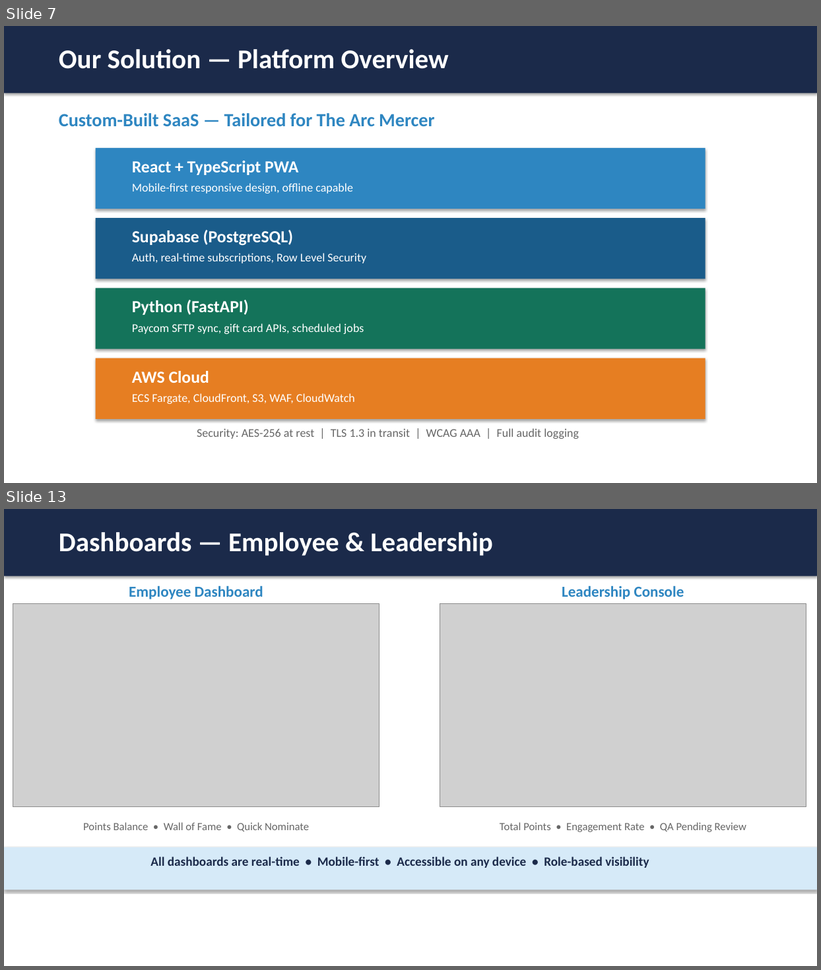
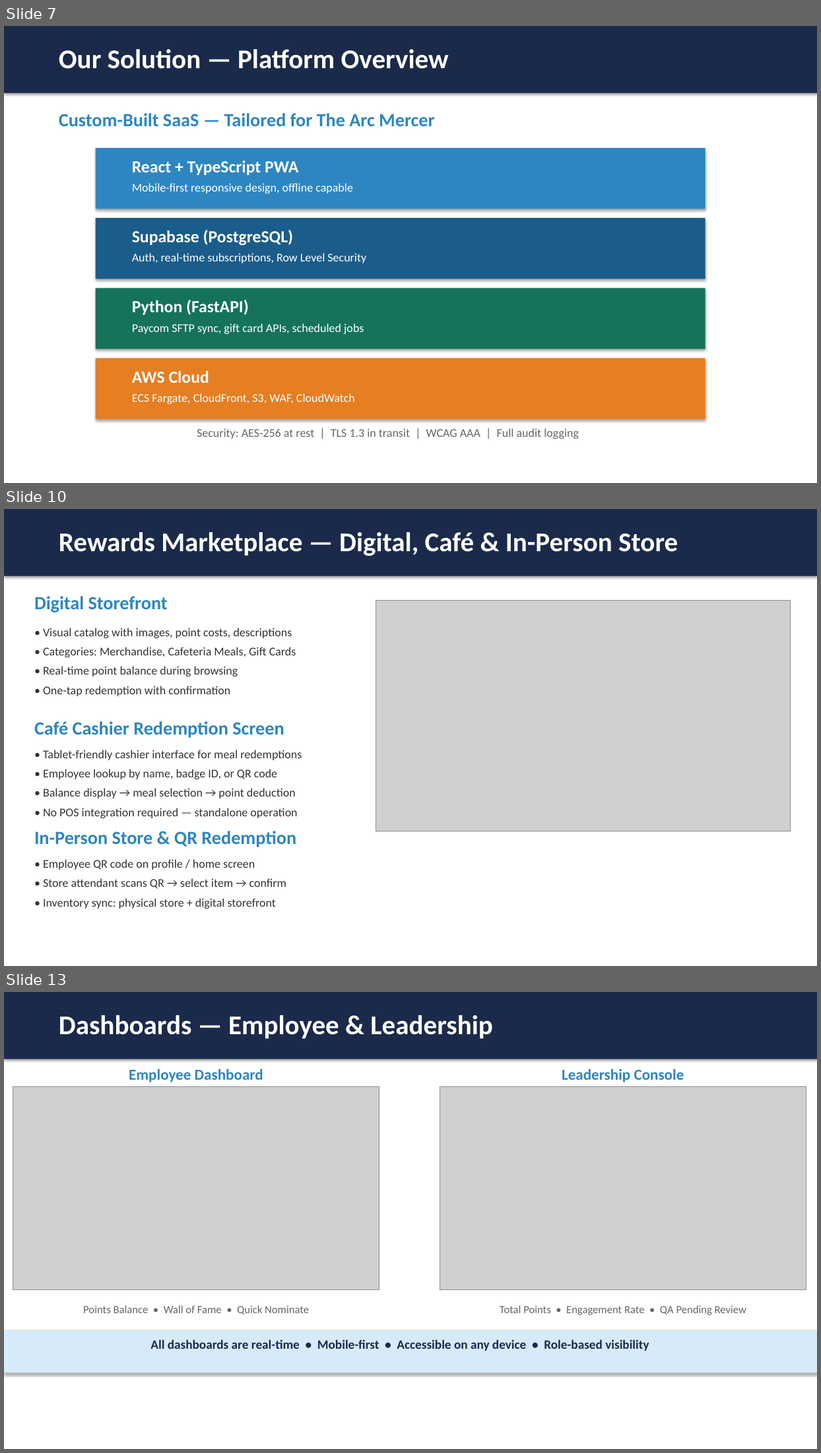
Before and after one commit to mingjyesheng-ioteye/sb_rewards, a slide deck: RFP/IoTeye - Arc Mercer Pitch.pptx. Shown one above the other, each under a label of ours: slides 7 and 13 before the commit, slides 7, 10 and 13 after it; the slides between them are not shown. The pictures are 821x970 and 821x1453 pixels, drawn with LibreOffice and Linux fonts; fonts in the diff are those of the drawing; grey boxes stand for pictures. Boxes give left, top, right and bottom in pixels: in the first picture for what was removed or moved away, otherwise in the second. Text is boxed around its words. In the diff, an @@ line names an element or a change of style, - is before the commit and + after.

```diff
--- a/RFP/IoTeye - Arc Mercer Pitch.pptx
+++ b/RFP/IoTeye - Arc Mercer Pitch.pptx
@@ slide 10 added at (4, 509, 817, 966), background #FFFFFF @@
@@ rectangle added at (4, 509, 817, 576), fill #1B2A4A @@
@@ text added at (59, 532, 678, 556), 32 pt, text #FFFFFF, bold @@
+Rewards Marketplace — Digital, Café & In-Person Store
@@ text added at (34, 596, 168, 613), 22 pt, text #2E86C1, bold @@
+Digital Storefront
@@ picture added at (376, 601, 791, 832) @@
@@ text added at (43, 628, 296, 696), 14 pt, text #333333 @@
+• Visual catalog with images, point costs, descriptions
+• Categories: Merchandise, Cafeteria Meals, Gift Cards
+• Real-time point balance during browsing
+• One-tap redemption with confirmation
@@ text added at (34, 722, 284, 738), 22 pt, text #2E86C1, bold @@
+Café Cashier Redemption Screen
@@ text added at (43, 750, 302, 819), 14 pt, text #333333 @@
+• Tablet-friendly cashier interface for meal redemptions
+• Employee lookup by name, badge ID, or QR code
+• Balance display → meal selection → point deduction
+• No POS integration required — standalone operation
@@ text added at (34, 831, 296, 848), 22 pt, text #2E86C1, bold @@
+In-Person Store & QR Redemption
@@ text added at (43, 859, 286, 909), 14 pt, text #333333 @@
+• Employee QR code on profile / home screen
+• Store attendant scans QR → select item → confirm
+• Inventory sync: physical store + digital storefront
```
Also in this commit, not shown: 9 slides changed, 1 slide removed, 4 other files.
